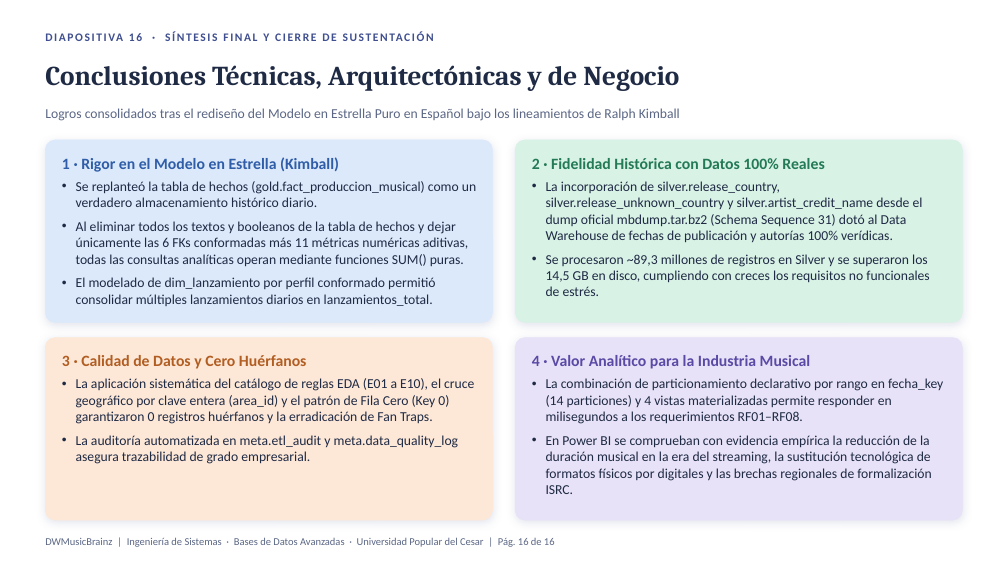
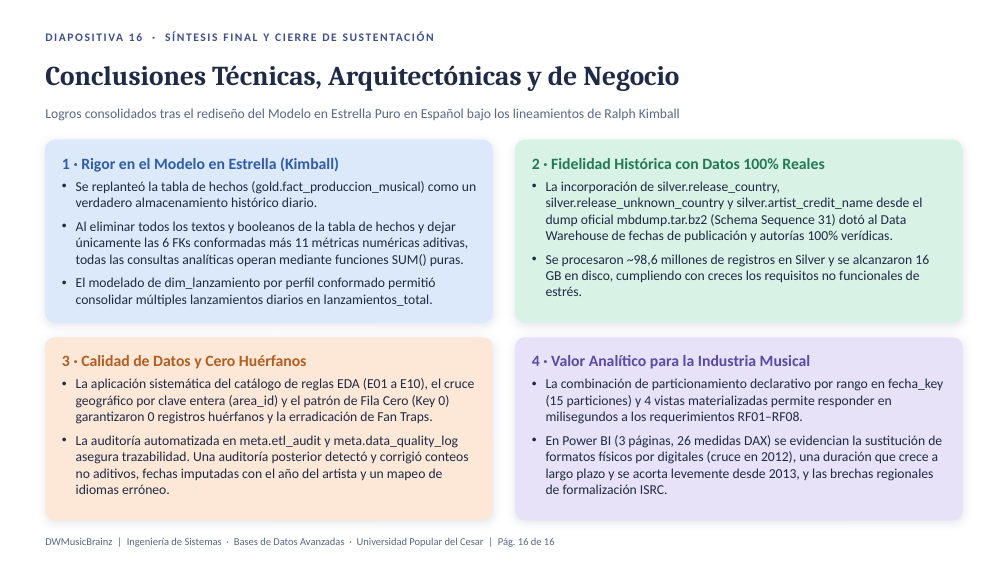
Before and after one commit to srusso1/DWH-MusicBrainz, a slide deck: slide 16 of docs/DWMusicBrainz_Sustentacion_v2.pptx. Drawn at 1008x567 pixels with LibreOffice and Linux fonts; fonts in the diff are those of the drawing; background and template pictures are left out. Boxes give left, top, right and bottom in pixels: in the first picture for what was removed or moved away, otherwise in the second. Text is boxed around its words. In the diff, an @@ line names an element or a change of style, - is before the commit and + after.

Commit message:
docs: actualizar documentos de sustentacion con cifras y hallazgos corregidos
- Volumetria real de silver y gold (98,6 M filas, 16 GB, hecho de 2.967.681 filas)
- 15 particiones, catalogo silver.language y nombres oficiales de idioma
- Regla de fecha sin imputar con el anio del artista y conteos aditivos
- Conclusion de RF05 basada en los coeficientes de Pearson reales
- Declarar python-pptx en requirements

```diff
--- a/docs/DWMusicBrainz_Sustentacion_v2.pptx
+++ b/docs/DWMusicBrainz_Sustentacion_v2.pptx
@@ text at <box>546,254,920,296</box>: text changed @@
-• Se procesaron ~89,3 millones de registros en Silver y se superaron los 14,5 GB en disco, cumpliendo con creces los requisitos no funcionales de estrés.
+• Se procesaron ~98,6 millones de registros en Silver y se alcanzaron 16 GB en disco, cumpliendo con creces los requisitos no funcionales de estrés.
@@ text at <box>546,378,943,494</box>: text changed @@
-• La combinación de particionamiento declarativo por rango en fecha_key (14 particiones) y 4 vistas materializadas permite responder en milisegundos a los requerimientos RF01–RF08.
-• En Power BI se comprueban con evidencia empírica la reducción de la duración musical en la era del streaming, la sustitución tecnológica de formatos físicos por digitales y las brechas regionales de formalización ISRC.
+• La combinación de particionamiento declarativo por rango en fecha_key (15 particiones) y 4 vistas materializadas permite responder en milisegundos a los requerimientos RF01–RF08.
+• En Power BI (3 páginas, 26 medidas DAX) se evidencian la sustitución de formatos físicos por digitales (cruce en 2012), una duración que crece a largo plazo y se acorta levemente desde 2013, y las brechas regionales de formalización ISRC.
@@ text at <box>76,435,469,494</box>: text changed @@
-• La auditoría automatizada en meta.etl_audit y meta.data_quality_log asegura trazabilidad de grado empresarial.
+• La auditoría automatizada en meta.etl_audit y meta.data_quality_log asegura trazabilidad. Una auditoría posterior detectó y corrigió conteos no aditivos, fechas imputadas con el año del artista y un mapeo de idiomas erróneo.
```
Also in this commit, not shown: 11 other slides changed, 5 other files.
